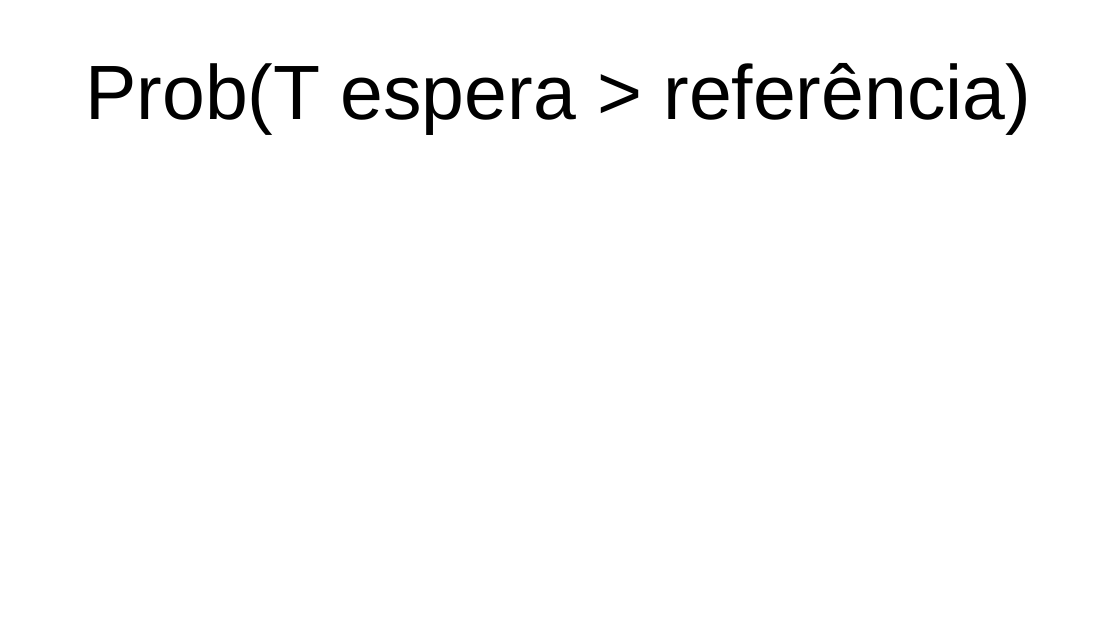
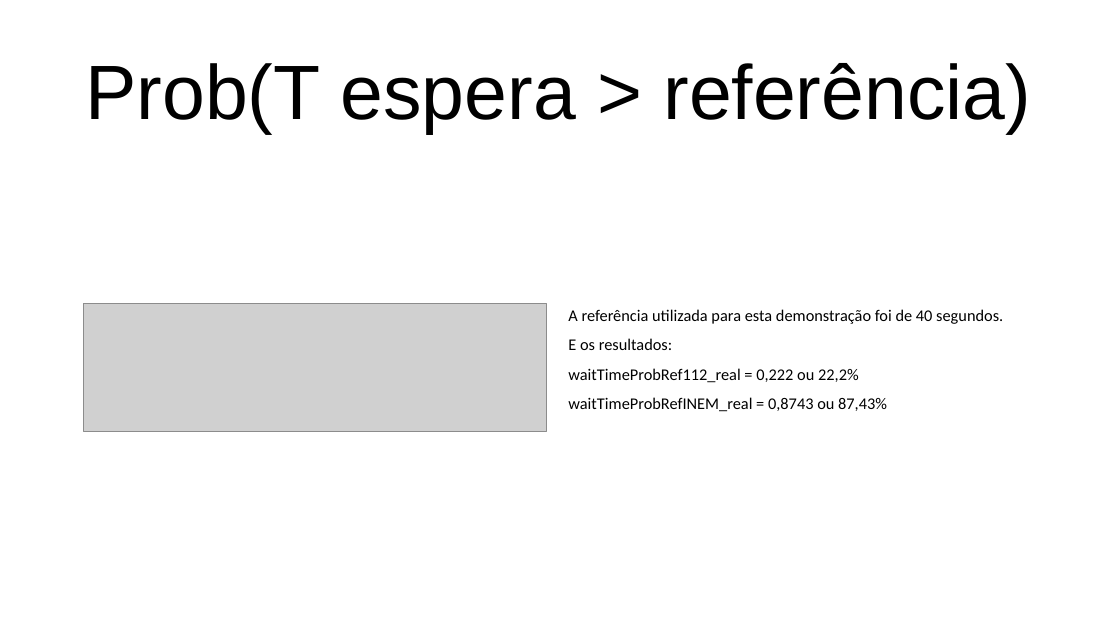
Before and after one commit to DiogoSoares1997/ST-1819I, a slide deck: slide 13 of ST.pptx (slide 11 before the commit). Drawn at 1120x630 pixels with LibreOffice and Linux fonts; fonts in the diff are those of the drawing; grey boxes stand for pictures. Boxes give left, top, right and bottom in pixels: in the first picture for what was removed or moved away, otherwise in the second. Text is boxed around its words. In the diff, an @@ line names an element or a change of style, - is before the commit and + after.

Commit message:
trabalho para discussão

```diff
--- a/ST.pptx
+++ b/ST.pptx
@@ picture added at (83,303,546,432) @@
@@ text added at (568,309,1003,412), 14 pt, text #000000 @@
+A referência utilizada para esta demonstração foi de 40 segundos.
+E os resultados:
+waitTimeProbRef112_real = 0,222 ou 22,2%
+waitTimeProbRefINEM_real = 0,8743 ou 87,43%
```
Also in this commit, not shown: 6 other slides changed, 6 slides added, 7 slides removed, 15 other files.
